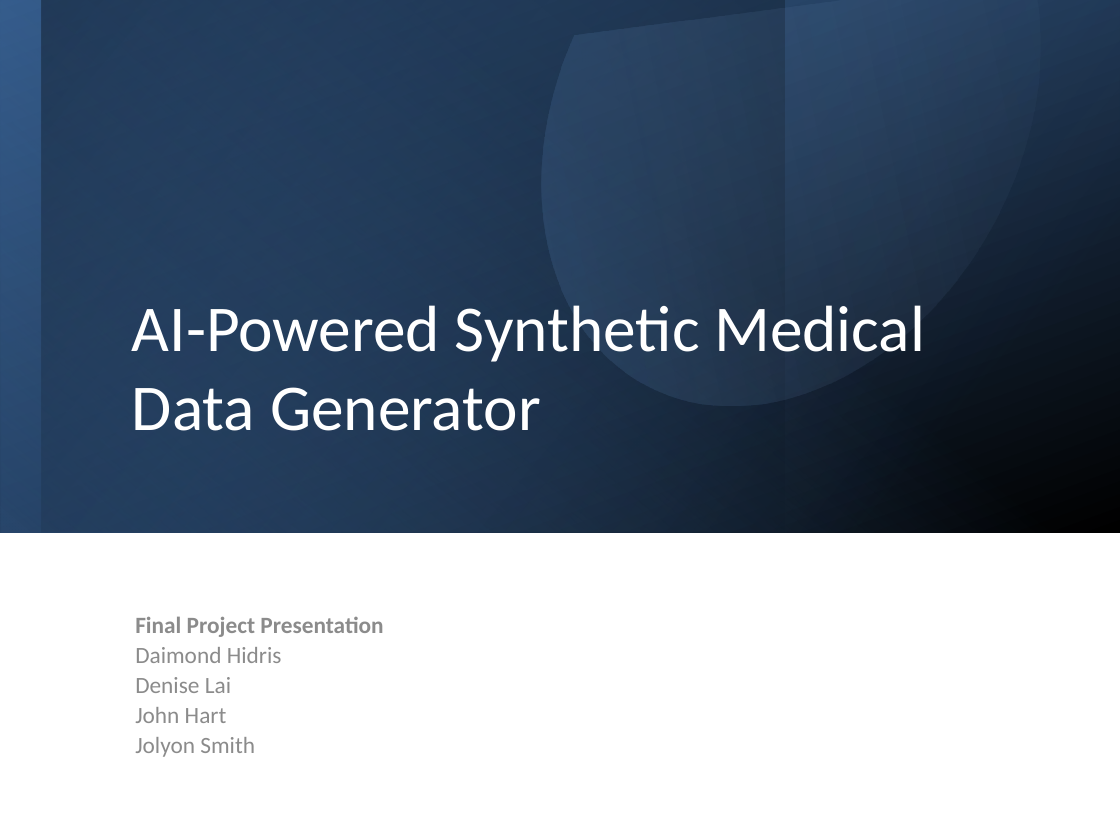
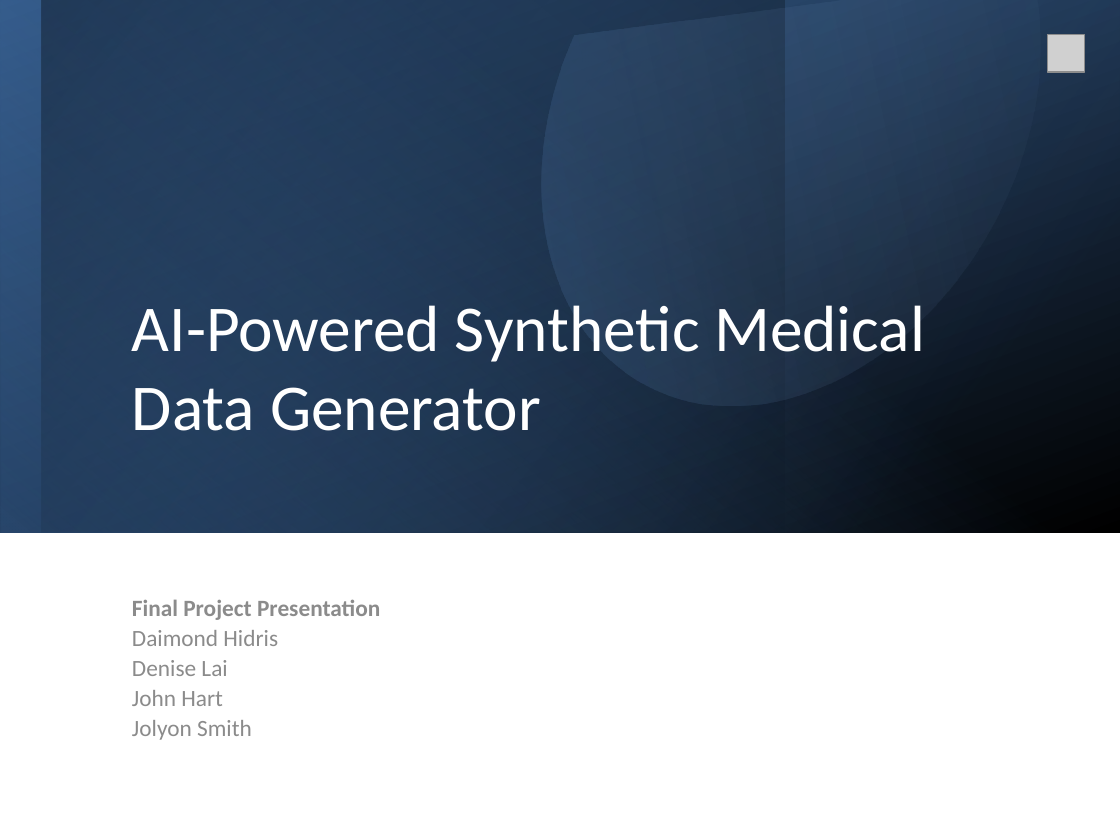
Before and after one commit to isc-jsmith/scaling-happiness, a slide deck: slide 1 of presentation/student_final_project_medical_theme.pptx. Drawn at 1120x840 pixels with LibreOffice and Linux fonts; fonts in the diff are those of the drawing; grey boxes stand for pictures. Boxes give left, top, right and bottom in pixels: in the first picture for what was removed or moved away, otherwise in the second. Text is boxed around its words. In the diff, an @@ line names an element or a change of style, - is before the commit and + after.

Commit message:
Updated Presentation to v2

```diff
--- a/presentation/student_final_project_medical_theme.pptx
+++ b/presentation/student_final_project_medical_theme.pptx
@@ picture added at (1047,35,1084,72) @@
@@ subtitle "Final Project Presentation": place and size @@
-subtitle "Final Project Presentation" at (135,616,383,757)
+subtitle "Final Project Presentation" at (132,599,380,740)
```
Also in this commit, not shown: 5 other slides changed, 1 slide added.
